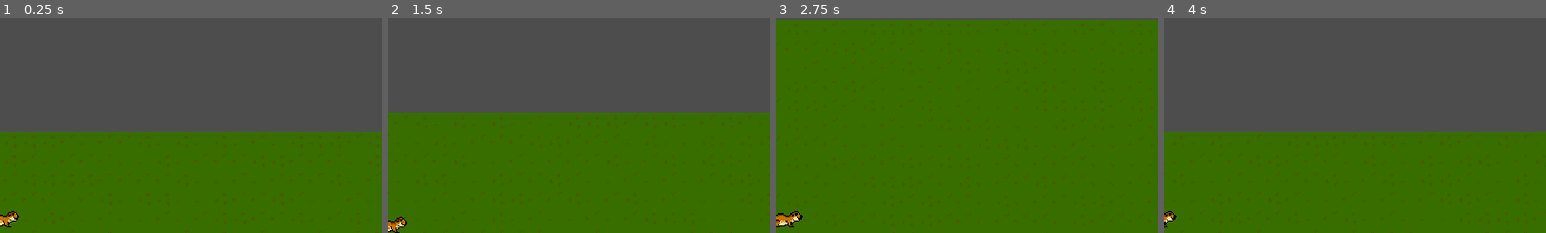
Above: before the commit, frames 1-4 (left to right).
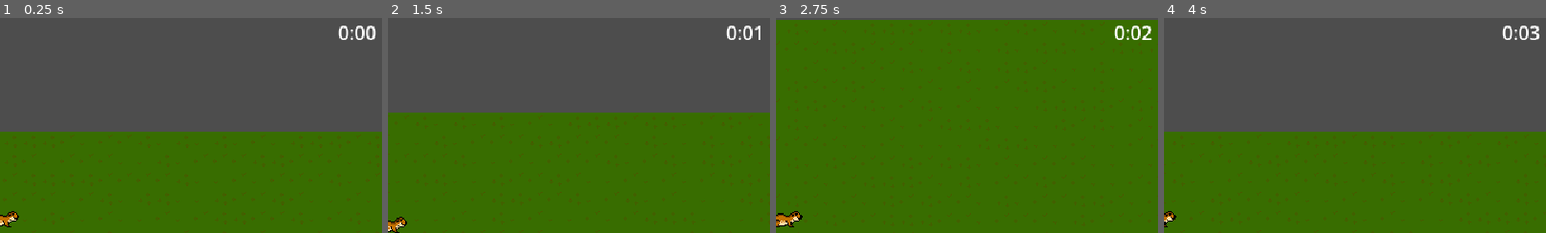
Above: after the commit, the same moments.

Repository: DrOtter3000/ottersurvivor
Game: Godot game, scene res://scenes/main/main.tscn
Two runs of this game, one before a commit and one after it. Both use one fixed random seed, a clock stepped at 60 frames per second and the inputs below.
Inputs:
- Up to frame 1 (0.25 s): no input
- Up to frame 2 (1.5 s): tap Enter at 0.5 s; hold D (right) 0.53-1.28 s; hold S (down) from 1.28 s (still down)
- Up to frame 3 (2.75 s): release S (down) at 2.03 s; hold D (right) from 2.03 s (still down)
- Up to frame 4 (4 s): release D (right) at 2.78 s; hold W (up) 2.78-3.53 s; hold A (left) from 3.53 s (still down)
The pictures show only the part of the screen within x 50-100%, y 1-51%; the shares and areas given below are measured in that part.

The runs differ from the first frame. In frame 1, 0.4% of the frame differs, in the area x 88-99%, y 3-11%; in frame 2, 0.3%; in frame 3, 0.3%; in frame 4, 0.3%.

Commit message:
add timer

Diff:
--- /dev/null
+++ b/scenes/UI/arena_time_ui.gd
@@ -0,0 +1,17 @@
+extends CanvasLayer
+
+@export var arena_time_manager: Node
+@onready var label: Label = $MarginContainer/Label
+
+
+func _process(delta: float) -> void:
+	if arena_time_manager == null:
+		return
+	var time_elapsed = arena_time_manager.get_time_elapsed()
+	label.text = format_seconds_to_string(time_elapsed)
+
+
+func format_seconds_to_string(seconds: float):
+	var minutes = floor(seconds / 60)
+	var remaining_seconds = seconds - (minutes * 60)
+	return str(minutes) + ":" + ("%02d" % floor(remaining_seconds))
--- /dev/null
+++ b/scenes/UI/arena_time_ui.tscn
@@ -0,0 +1,25 @@
+[gd_scene load_steps=2 format=3 uid="uid://d0hriw6h40ceu"]
+
+[ext_resource type="Script" path="res://scenes/UI/arena_time_ui.gd" id="1_0jvf7"]
+
+[node name="ArenaTimeUI" type="CanvasLayer"]
+script = ExtResource("1_0jvf7")
+
+[node name="MarginContainer" type="MarginContainer" parent="."]
+anchors_preset = 1
+anchor_left = 1.0
+anchor_right = 1.0
+offset_left = -1.0
+offset_bottom = 23.0
+grow_horizontal = 0
+size_flags_horizontal = 8
+size_flags_vertical = 0
+mouse_filter = 2
+theme_override_constants/margin_left = 5
+theme_override_constants/margin_top = 5
+theme_override_constants/margin_right = 5
+theme_override_constants/margin_bottom = 5
+
+[node name="Label" type="Label" parent="MarginContainer"]
+layout_mode = 2
+text = "TIME"
--- a/scenes/main/main.tscn
+++ b/scenes/main/main.tscn
@@ -1,10 +1,17 @@
-[gd_scene load_steps=4 format=3 uid="uid://cmnaykuitttlx"]
+[gd_scene load_steps=6 format=3 uid="uid://cmnaykuitttlx"]
 
+[ext_resource type="PackedScene" uid="uid://d0hriw6h40ceu" path="res://scenes/UI/arena_time_ui.tscn" id="1_l4n3o"]
 [ext_resource type="PackedScene" uid="uid://dhboyxf4gdyp8" path="res://scenes/player/player.tscn" id="1_ngtwe"]
 [ext_resource type="TileSet" uid="uid://bc6e1mp8ulyxm" path="res://resources/tileset.tres" id="1_qtief"]
 [ext_resource type="PackedScene" uid="uid://t5el07rtboaj" path="res://scenes/manager/enemy_manager.tscn" id="1_rccir"]
+[ext_resource type="PackedScene" uid="uid://c1xa57vsm6g11" path="res://scenes/manager/arena_time_manager.tscn" id="2_14150"]
 
 [node name="Main" type="Node"]
+
+[node name="ArenaTimeUI" parent="." node_paths=PackedStringArray("arena_time_manager") instance=ExtResource("1_l4n3o")]
+arena_time_manager = NodePath("../ArenaTimeManager")
+
+[node name="ArenaTimeManager" parent="." instance=ExtResource("2_14150")]
 
 [node name="EnemyManager" parent="." instance=ExtResource("1_rccir")]
 
--- /dev/null
+++ b/scenes/manager/arena_time_manager.gd
@@ -0,0 +1,11 @@
+extends Node
+
+@onready var timer: Timer = $Timer
+
+
+func get_time_elapsed() -> float:
+	return timer.wait_time - timer.time_left
+
+
+func _on_timer_timeout() -> void:
+	pass # Replace with function body.
--- /dev/null
+++ b/scenes/manager/arena_time_manager.tscn
@@ -0,0 +1,12 @@
+[gd_scene load_steps=2 format=3 uid="uid://c1xa57vsm6g11"]
+
+[ext_resource type="Script" path="res://scenes/manager/arena_time_manager.gd" id="1_aa01d"]
+
+[node name="ArenaTimeManager" type="Node"]
+script = ExtResource("1_aa01d")
+
+[node name="Timer" type="Timer" parent="."]
+wait_time = 60.0
+autostart = true
+
+[connection signal="timeout" from="Timer" to="." method="_on_timer_timeout"]
